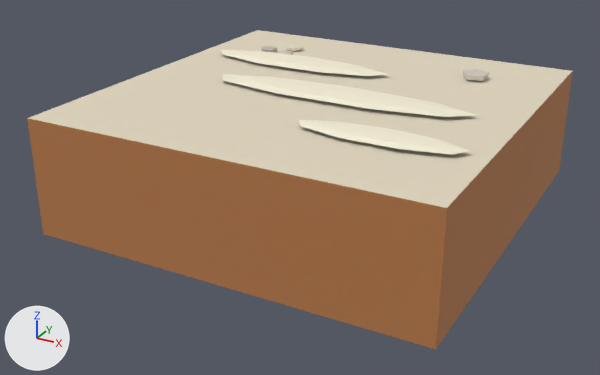
An edit to the glTF model assets/3d/reworked/tile_sand.glb, drawn before and after from the same camera.
Before and after are seen from a 50 mm lens placed at (1.55, -3.02, 1.05), pointed at (-0.04, -0.13, -0.4). Arrows for +X, +Y and +Z are at lower left; the lights stay in place. The picture after the commit comes second. Vertices at exactly the same position are counted once.

Script lines for the objects in view, before the commit:
```python
ob_sand_body = bpy.data.objects.new('sand_body', me_sand_body_mesh)
ob_sand_body.location = (0.0, 0.0, 0.0)
ob_sand_cap = bpy.data.objects.new('sand_cap', me_sand_cap_mesh)
ob_sand_cap.location = (0.0, 0.0, 0.0)
ob_sand_ripple_0 = bpy.data.objects.new('sand_ripple_0', me_sphere_120)
ob_sand_ripple_0.location = (-0.3, 0.32, 0.016)
ob_sand_ripple_1 = bpy.data.objects.new('sand_ripple_1', me_sphere_121)
ob_sand_ripple_1.location = (0.08, -0.04, 0.016)
ob_sand_ripple_2 = bpy.data.objects.new('sand_ripple_2', me_sphere_122)
ob_sand_ripple_2.location = (0.44, -0.42, 0.016)
ob_sand_scree_1 = bpy.data.objects.new('sand_scree_1', me_sphere_124)
ob_sand_scree_1.location = (-0.456, 0.568, 0.013)
ob_sand_scree_2 = bpy.data.objects.new('sand_scree_2', me_sphere_125)
ob_sand_scree_2.location = (-0.55, 0.472, 0.013)
ob_sand_stone = bpy.data.objects.new('sand_stone', me_sphere_126)
ob_sand_stone.location = (0.5, 0.5, 0.02)
```
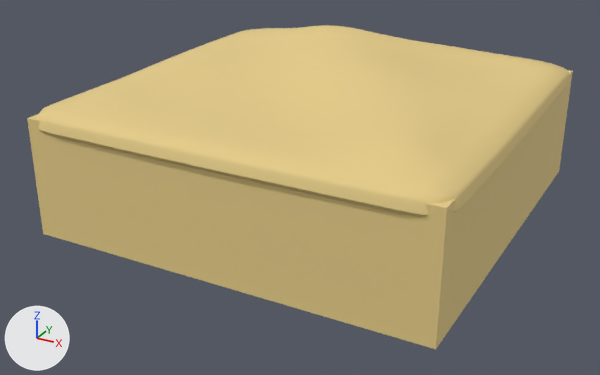
Boxes [x1, y1, x2, y2] around the edits, measured in the pictures (600 x 375 px):
'sand_surface', added (yellow): after [38, 25, 571, 217]
'sand_body', recoloured (orange to yellow): [29, 83, 571, 349] in both
'sand_ripple_1', deleted (pale yellow): before [222, 74, 476, 117]
'sand_ripple_2', deleted (pale yellow): before [299, 120, 469, 155]
'sand_ripple_0', deleted (pale yellow): before [221, 50, 387, 76]
'sand_stone', deleted: before [463, 69, 490, 81]
'sand_scree_1', deleted: before [286, 44, 303, 51]
'sand_scree_2', deleted: before [262, 46, 277, 52]
part 1 of me_sand_cap_mesh, recoloured: before [29, 30, 572, 208]; after [29, 70, 572, 208]
part 2 of me_sand_cap_mesh, recoloured: [27, 71, 573, 225] in both

Edits to the bpy script that builds the scene:
```text
Add mat_sand_top:
    mat_sand_top = principled_material('sand_top')
    mat_sand_top.base_color = (0.791, 0.61, 0.246)  # yellow #e6cd88
    mat_sand_top.roughness = 0.78
Change me_sand_body_mesh:
    where me_sand_body_mesh.from_pydata(...)  # 8 vertices, 12 faces; spans x -0.85..0.85, y -0.85..0.85, z -0.5..-0.05
    remove me_sand_body_mesh.materials.append(mat_earth_light)  # orange #ba7b4a
    add me_sand_body_mesh.materials.append(mat_sand_top)  # yellow #e6cd88
Change me_sand_cap_mesh:
    where me_sand_cap_mesh.from_pydata(...)  # 8 vertices, 12 faces; spans x -0.85..0.85, y -0.85..0.85, z -0.05..0.0
    used by ob_sand_cap; location = (0.0, 0.0, 0.0)
    me_sand_cap_mesh part 1: all 2 faces that had it switch from mat_ivory_highlight (pale yellow #e2d7bf) to mat_sand_top (yellow #e6cd88)
    me_sand_cap_mesh part 2: all 10 faces that had it switch from mat_earth_light (orange #ba7b4a) to mat_sand_top (yellow #e6cd88)
Add me_sand_surface_mesh:
    me_sand_surface_mesh.from_pydata(...)  # 793 vertices, 1496 faces; spans x -0.87..0.87, y -0.87..0.87, z -0.05..0.14
    me_sand_surface_mesh.materials.append(mat_sand_top)  # yellow #e6cd88
Remove ob_sand_ripple_0:
    ob_sand_ripple_0 = bpy.data.objects.new('sand_ripple_0', me_sphere_120)
    ob_sand_ripple_0.location = (-0.3, 0.32, 0.016)
Remove ob_sand_ripple_1:
    ob_sand_ripple_1 = bpy.data.objects.new('sand_ripple_1', me_sphere_121)
    ob_sand_ripple_1.location = (0.08, -0.04, 0.016)
Remove ob_sand_ripple_2:
    ob_sand_ripple_2 = bpy.data.objects.new('sand_ripple_2', me_sphere_122)
    ob_sand_ripple_2.location = (0.44, -0.42, 0.016)
Remove ob_sand_scree_1:
    ob_sand_scree_1 = bpy.data.objects.new('sand_scree_1', me_sphere_124)
    ob_sand_scree_1.location = (-0.456, 0.568, 0.013)
Remove ob_sand_scree_2:
    ob_sand_scree_2 = bpy.data.objects.new('sand_scree_2', me_sphere_125)
    ob_sand_scree_2.location = (-0.55, 0.472, 0.013)
Remove ob_sand_stone:
    ob_sand_stone = bpy.data.objects.new('sand_stone', me_sphere_126)
    ob_sand_stone.location = (0.5, 0.5, 0.02)
Add ob_sand_surface:
    ob_sand_surface = bpy.data.objects.new('sand_surface', me_sand_surface_mesh)
    ob_sand_surface.location = (0.0, 0.0, 0.0)
```
